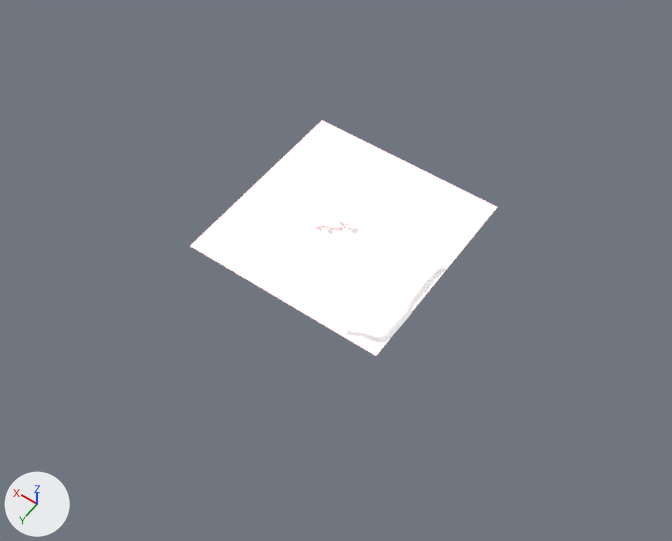
One commit to the FBX model Assets/Levels/Tracks/LavaRealm/Model/LavaRealm.fbx: the scene before it, then after it.
Both versions are drawn from a 50 mm lens placed at (-14565.0, 21135.0, 29736.0), pointed at (-479.0, 1415.0, -1253.0). The axes (+X, +Y, +Z) are drawn at lower left. The lights are the same throughout. Where no turn or scale is listed for an object, it has been applied to the vertices.

The first picture shows 'Lava', 'Rock_Out_01'.
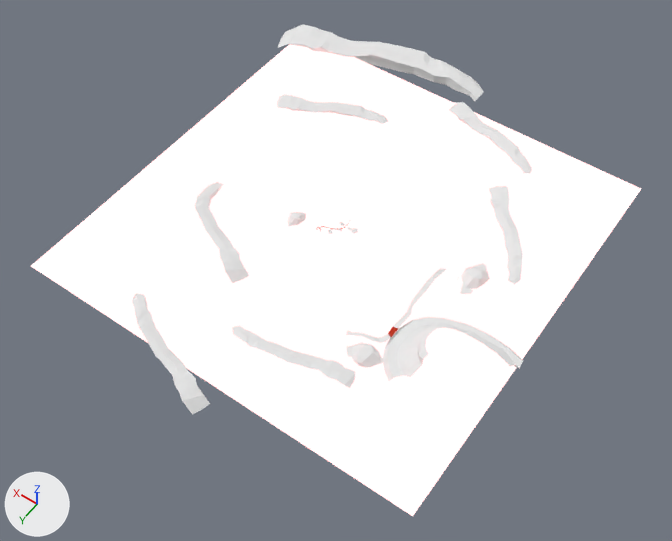
The change, as a list of edits to the scene's bpy script:
```text
Change mat_lavatexture:
    remove mat_lavatexture.base_color = (0.8, 0.00209, 0.0)  # red #e70700
    remove mat_lavatexture.emission_strength = 1.0
    add mat_lavatexture.texture = img_lava_texture_png
    mat_lavatexture.roughness: 1.0 -> 0.0
Change me_plane_001:
    where me_plane_001.from_pydata(...)  # 4 vertices, 1 face; spans x -1.0..1.0, y -1.0..1.0, z 0.0
    remove me_plane_001.materials.append(mat_lavatexture)  # red #e70700
    add me_plane_001.materials.append(mat_lavatexture_001)  # red #e70700
Change me_plane_003:
    remove me_plane_003.from_pydata(...)  # 57 vertices, 36 faces; spans x -384.0..1340.0, y -293.0..4693.0, z -210.0..219.0
    add me_plane_003.from_pydata(...)  # 600 vertices, 419 faces; spans x -3169.0..14633.0, y -11180.0..10742.0, z -548.0..262.0
    me_plane_003 part 1: a new loose piece of 76 vertices spanning x 6006.0..10613.0, y 1274.0..5319.0, z -210.0..262.0, in mat_rock_01 (its picture is missing)
    me_plane_003 part 2: a new loose piece of 76 vertices spanning x -558.0..5617.0, y 5692.0..7266.0, z -382.0..90.0, in mat_rock_01 (its picture is missing)
    me_plane_003 part 3: a new loose piece of 76 vertices spanning x 3543.0..9251.0, y 7572.0..10742.0, z -243.0..229.0, in mat_rock_01 (its picture is missing)
    me_plane_003 part 4: a new loose piece of 76 vertices spanning x 5917.0..11883.0, y -6437.0..-3761.0, z -363.0..109.0, in mat_rock_01 (its picture is missing)
    me_plane_003 part 5: a new loose piece of 76 vertices spanning x -3169.0..854.0, y -5927.0..-601.0, z -363.0..109.0, in mat_rock_01 (its picture is missing)
    me_plane_003 part 6: a new loose piece of 76 vertices spanning x -909.0..4946.0, y -9246.0..-6476.0, z -363.0..109.0, in mat_rock_01 (its picture is missing)
    me_plane_003 part 7: a new loose piece of 75 vertices spanning x 4042.0..14633.0, y -11180.0..-7702.0, z -548.0..258.0, in mat_rock_01 (its picture is missing)
    me_plane_003 part 8: 6 vertices moved from x -349.0..-83.0, y 3408.0..4019.0, z -142.0..172.0 to x -340.0..-66.0, y 3450.0..3966.0, z -130.0..187.0; 12 vertices added at x -343.0..-74.0, y 3435.0..3969.0, z -131.0..186.0
    add me_plane_003.materials.append(mat_lavatexture)  # picture img_lava_texture_png
Change ob_lava:
    ob_lava.scale: (4650.0, 4650.0, 4650.0) -> (9220.0, 9220.0, 9220.0)
Add ob_rock_2_001:
    ob_rock_2_001 = bpy.data.objects.new('Rock_2.001', me_plane_005)  # 30 vertices, 22 faces; spans x -832.0..318.0, y -1003.0..1210.0, z -75.0..279.0; in mat_rock_01_001 (its picture is missing)
    ob_rock_2_001.location = (-5558.0, -875.0, 0.0)
Add ob_rock_2_002:
    ob_rock_2_002 = bpy.data.objects.new('Rock_2.002', me_plane_007)  # 30 vertices, 22 faces; spans x -550.0..211.0, y -663.0..800.0, z -123.0..194.0; in mat_rock_01_002 (its picture is missing)
    ob_rock_2_002.location = (2103.0, 813.0, -13.0)
Add ob_rock_2:
    ob_rock_2 = bpy.data.objects.new('Rock_2', me_plane_004_1)  # 30 vertices, 22 faces; spans x -1152.0..1118.0, y -718.0..259.0, z -146.0..250.0; in mat_rock_01 (its picture is missing)
    ob_rock_2.location = (-4256.0, 5107.0, 31.0)
Add ob_rock_3:
    ob_rock_3 = bpy.data.objects.new('Rock_3', me_plane_006)  # 98 vertices, 78 faces; spans x -3522.0..1242.0, y -1353.0..2703.0, z -94.0..1153.0; in mat_rock_01 (its picture is missing)
    ob_rock_3.location = (-5838.0, 2620.0, 0.0)
```

Changed parts and their boxes [x1, y1, x2, y2] in the pictures (672 x 541 px):
'Lava', surface changed, recoloured, rescaled (98% wider, 100% taller): before [190, 120, 497, 356]; after [31, 44, 641, 516]
'Rock_Out_01', reshaped (301% wider, 416% taller): before [347, 268, 446, 343]; after [132, 24, 532, 415]
'Rock_3', added: after [383, 317, 523, 381]
'Rock_2', added: after [346, 342, 383, 368]
'Rock_2.001', added: after [457, 263, 490, 294]
'Rock_2.002', added: after [288, 212, 306, 226]
part 1 of me_plane_003, added: after [194, 182, 249, 283]
part 2 of me_plane_003, added: after [232, 326, 355, 388]
part 3 of me_plane_003, added: after [132, 293, 210, 415]
part 4 of me_plane_003, added: after [277, 94, 388, 124]
part 5 of me_plane_003, added: after [489, 186, 523, 284]
part 6 of me_plane_003, added: after [449, 102, 532, 173]
part 7 of me_plane_003, added: after [278, 24, 483, 101]
part 8 of me_plane_003, built on: [383, 312, 411, 341] in both
